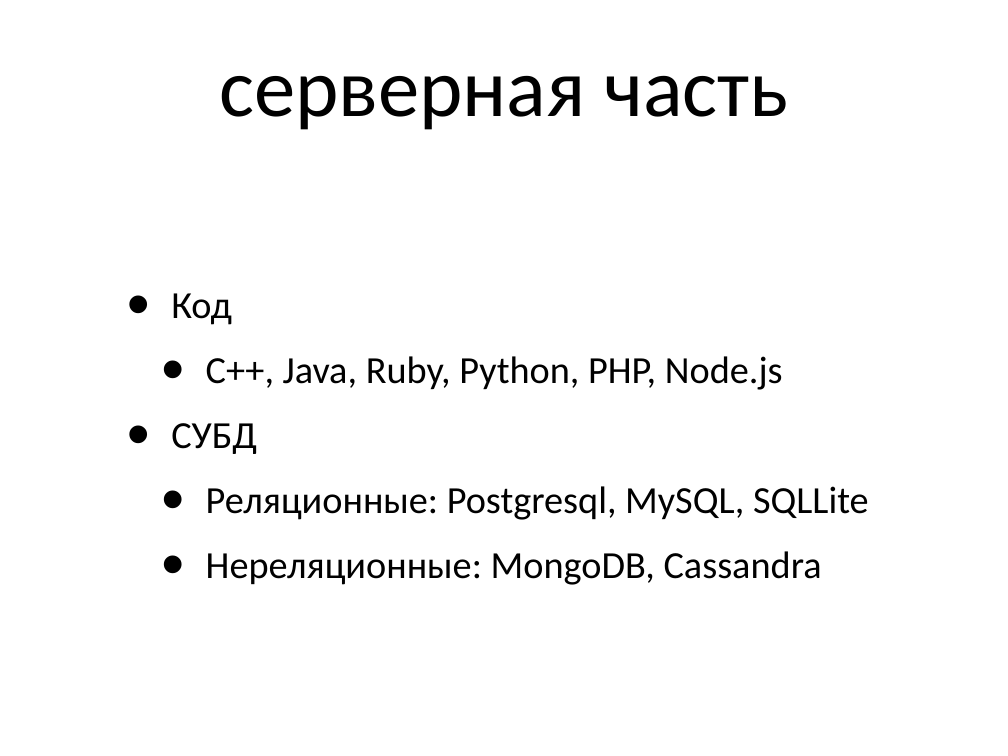
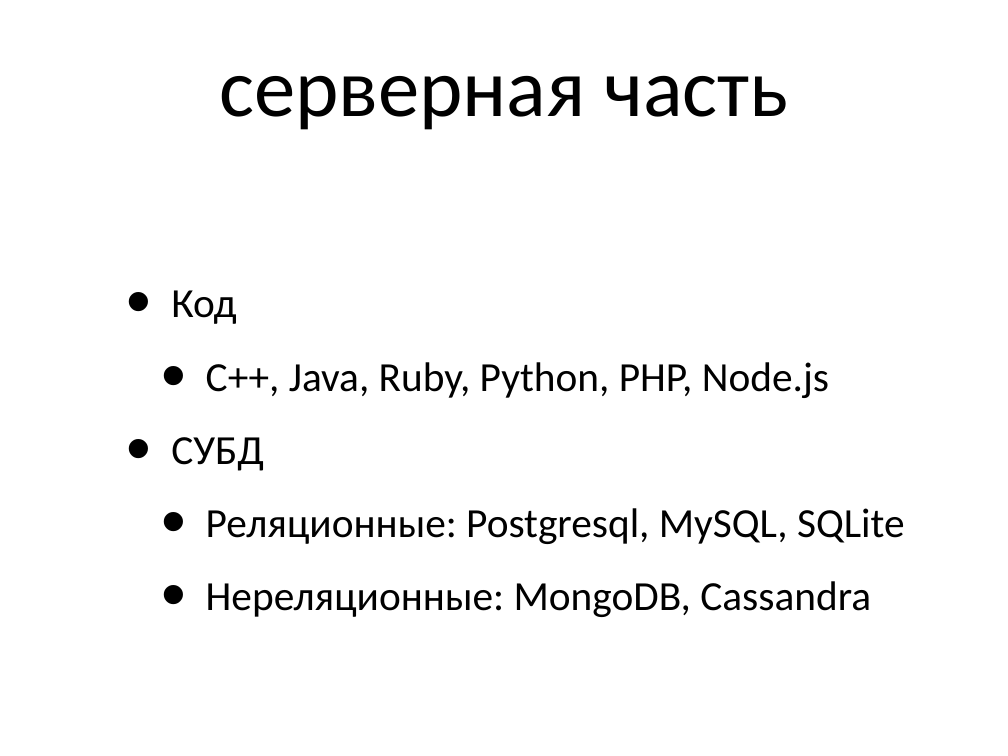
Before and after one commit to schadov/241m-lectures, a slide deck: slide 15 of lec1.ppt (slide 14 before the commit). Drawn at 1008x756 pixels with LibreOffice and Linux fonts; fonts in the diff are those of the drawing. Boxes give left, top, right and bottom in pixels: in the first picture for what was removed or moved away, otherwise in the second. Text is boxed around its words. In the diff, an @@ line names an element or a change of style, - is before the commit and + after.

```diff
--- a/lec1.ppt
+++ b/lec1.ppt
@@ text at [171,290,871,617]: size 38.9 to 42 pt in "Код", "С++, Java, Ruby, Python, PHP, Node.js", "СУБД", "Нереляционные: MongoDB, Cassandra"; line spacing 0.9 to 1 @@
@@ text at [206,508,905,544]: text changed; size 38.9 to 42 pt @@
-  • Реляционные: Postgresql, MySQL, SQLLite
+  • Реляционные: Postgresql, MySQL, SQLite
```
Also in this commit, not shown: 8 other slides changed, 4 slides added, 3 slides removed, 1 other file.
